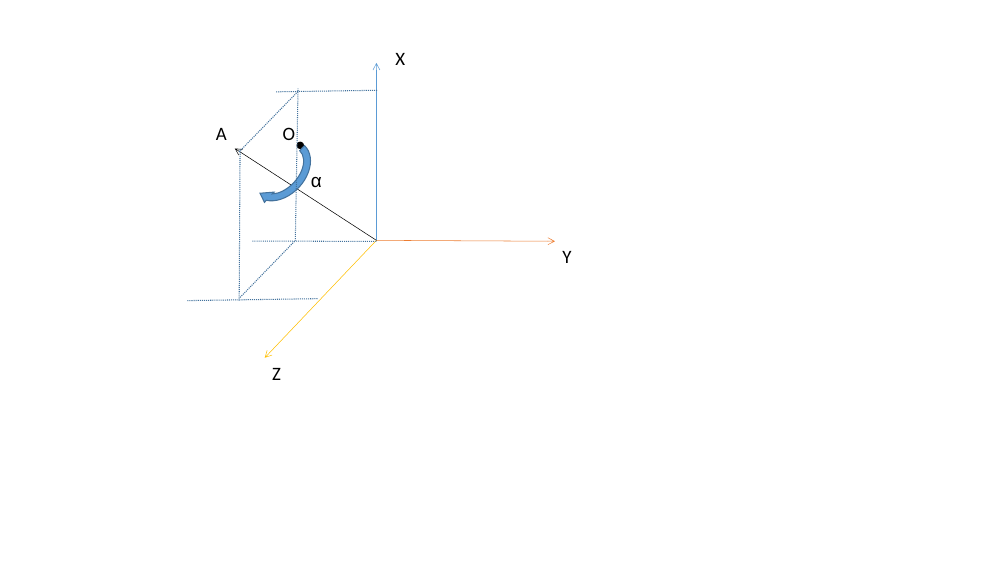
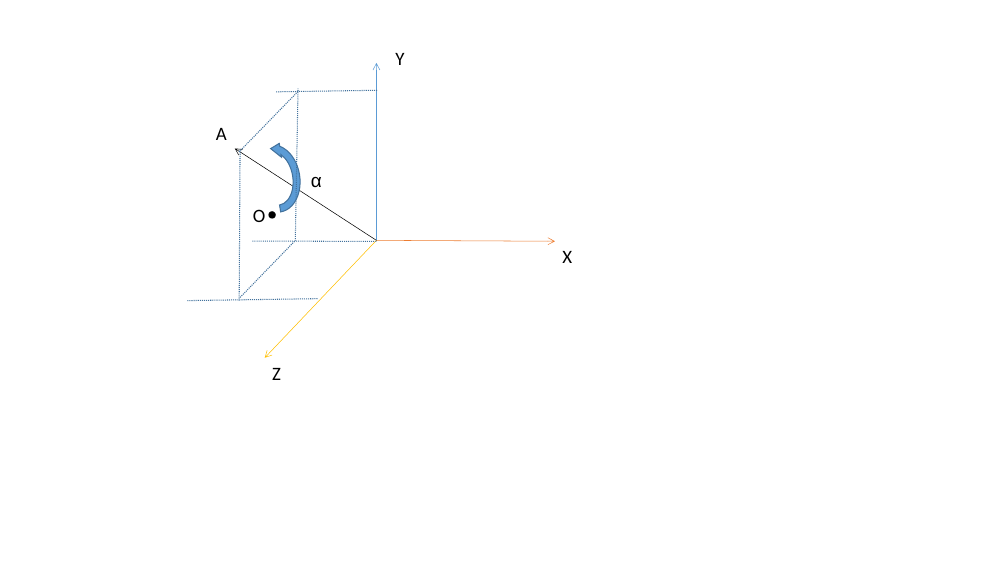
Before and after one commit to LightningBilly/3DAlgorithm, a slide deck: slide 1 of demos/rotate/旋转矩阵.pptx. Drawn at 1008x567 pixels with LibreOffice and Linux fonts; fonts in the diff are those of the drawing. Boxes give left, top, right and bottom in pixels: in the first picture for what was removed or moved away, otherwise in the second. Text is boxed around its words. In the diff, an @@ line names an element or a change of style, - is before the commit and + after.

```diff
--- a/demos/rotate/旋转矩阵.pptx
+++ b/demos/rotate/旋转矩阵.pptx
@@ text at box(395, 53, 404, 65): text changed @@
-X
+Y
@@ circular arrow at box(242, 137, 309, 220): mirrored; rotation 133 to 81 degrees @@
@@ text "O": place and size @@
-text "O" at box(283, 127, 296, 140)
+text "O" at box(253, 209, 266, 222)
@@ ellipse: place and size @@
-ellipse at box(297, 142, 303, 148)
+ellipse at box(269, 212, 275, 218)
@@ text at box(562, 251, 572, 263): text changed @@
-Y
+X
```
Also in this commit, not shown: 2 other slides changed, 1 slide added, 9 other files.
